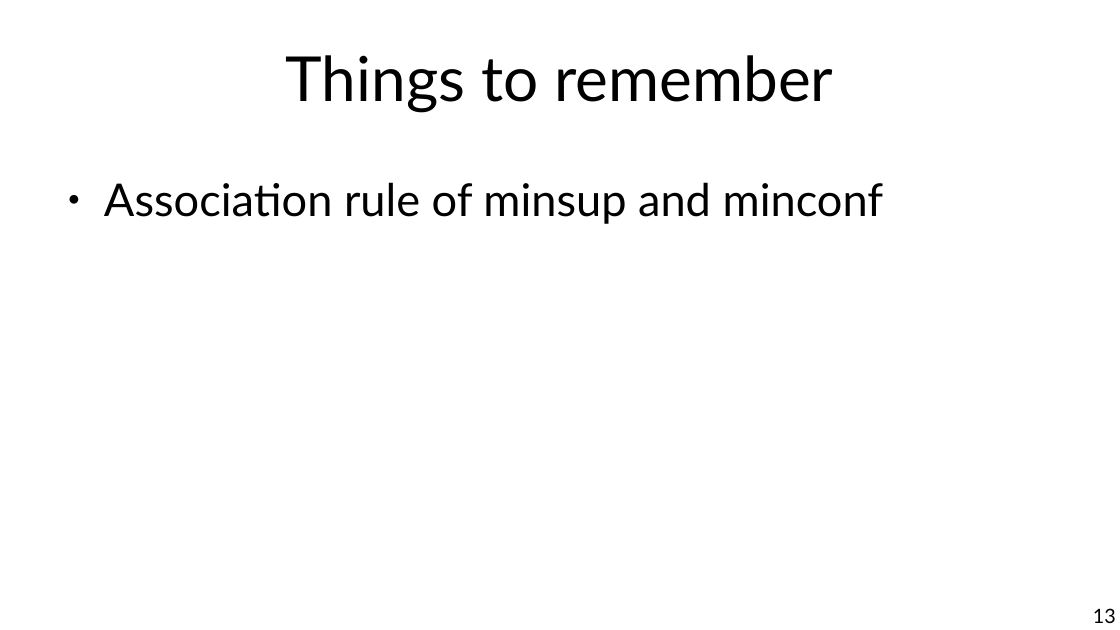
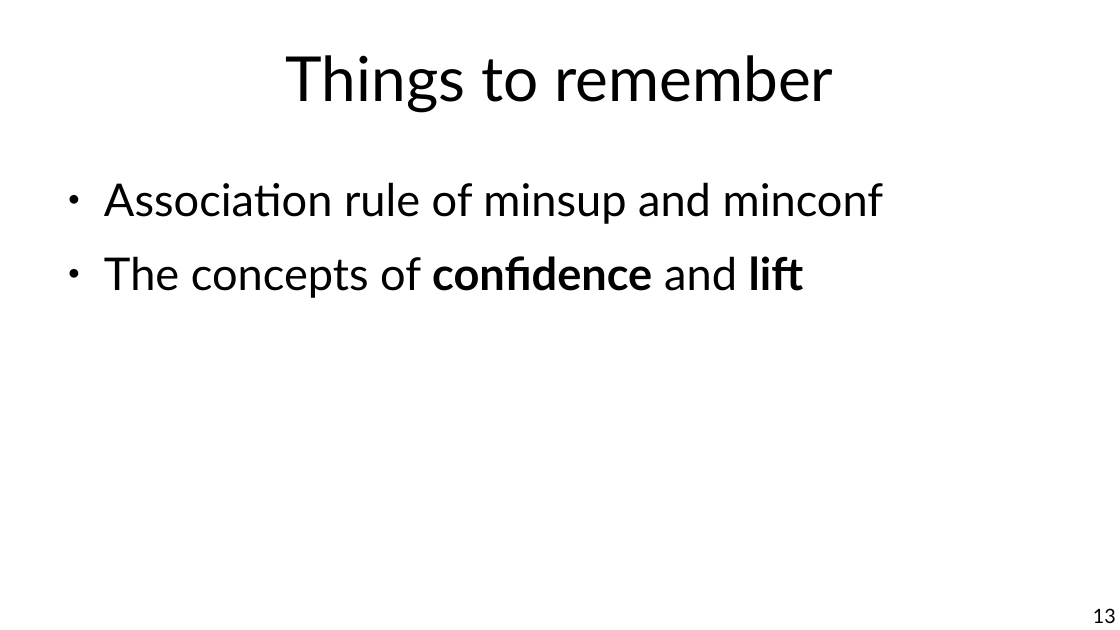
Before and after one commit to chatox/data-mining-course, a slide deck: slide 13 of theory/tt12_association_rules.odp. Drawn at 1120x630 pixels with LibreOffice and Linux fonts; fonts in the diff are those of the drawing. Boxes give left, top, right and bottom in pixels: in the first picture for what was removed or moved away, otherwise in the second. Text is boxed around its words. In the diff, an @@ line names an element or a change of style, - is before the commit and + after.

```diff
--- a/theory/tt12_association_rules.odp
+++ b/theory/tt12_association_rules.odp
@@ text at box(104, 256, 804, 298): paragraph added @@
+● The concepts of confidence and lift
```
Also in this commit, not shown: 5 other slides changed, 6 other files.
